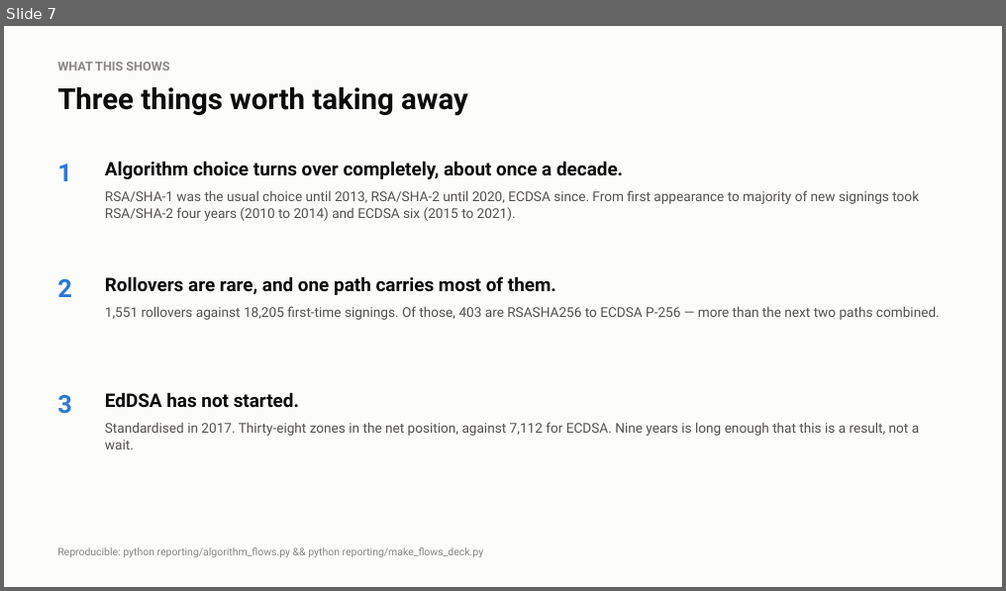
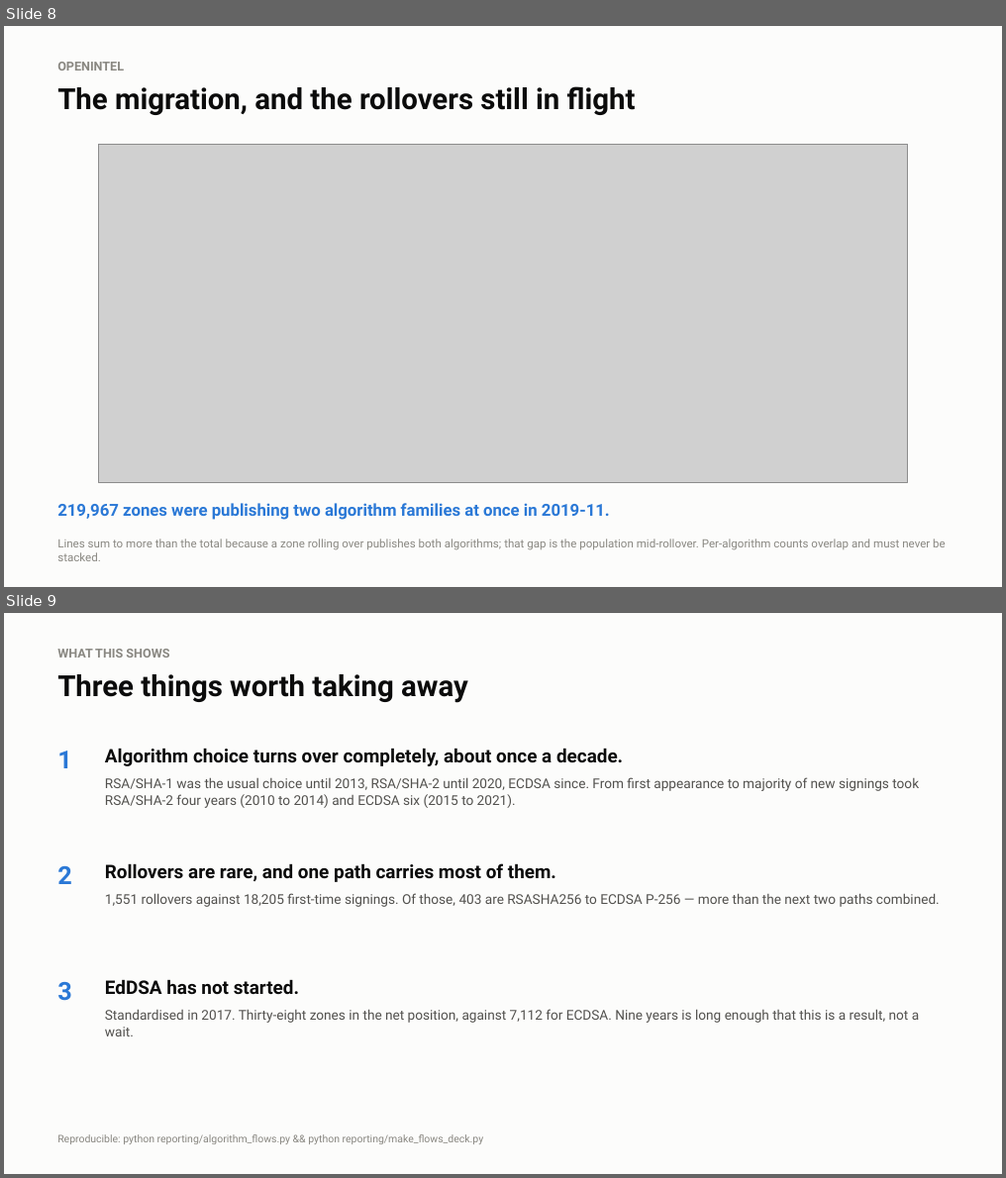
Before and after one commit to j776w781/rfc_adoption, a slide deck: out/analysis/dnssec_algorithm_flows.pptx. Shown one above the other, each under a label of ours: slide 7 before the commit, slides 8 and 9 after it. The pictures are 1006x591 and 1006x1178 pixels, drawn with LibreOffice and Linux fonts; fonts in the diff are those of the drawing; grey boxes stand for pictures. Boxes give left, top, right and bottom in pixels: in the first picture for what was removed or moved away, otherwise in the second. Text is boxed around its words. In the diff, an @@ line names an element or a change of style, - is before the commit and + after.

```diff
--- a/out/analysis/dnssec_algorithm_flows.pptx
+++ b/out/analysis/dnssec_algorithm_flows.pptx
@@ slide 8 added at <box>4,26,1002,587</box>, background #FCFCFB @@
@@ text added at <box>57,62,124,71</box>, 12 pt, text #898781, bold @@
+OPENINTEL
@@ text added at <box>57,86,636,115</box>, 28 pt, text #0B0B0B, bold @@
+The migration, and the rollovers still in flight
@@ picture added at <box>98,144,908,482</box> @@
@@ text added at <box>57,503,610,520</box>, 16 pt, text #2A78D6, bold @@
+219,967 zones were publishing two algorithm families at once in 2019-11.
@@ text added at <box>57,539,945,562</box>, 11 pt, text #898781 @@
+Lines sum to more than the total because a zone rolling over publishes both algorithms; that gap is the population mid-rollover. Per-algorithm counts overlap and must never be stacked.
@@ what was slide 7 is now slide 9 @@
```
Also in this commit, not shown: 1 other slide added, 7 other files.
